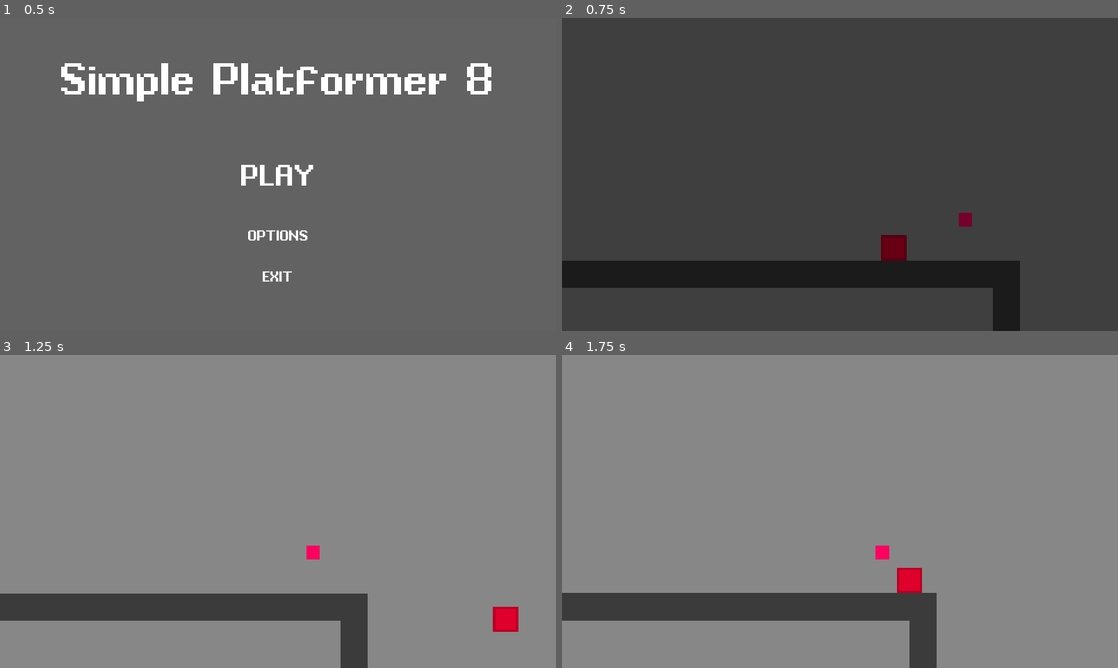
Above: before the commit, frames 1-4 (two rows, left to right).
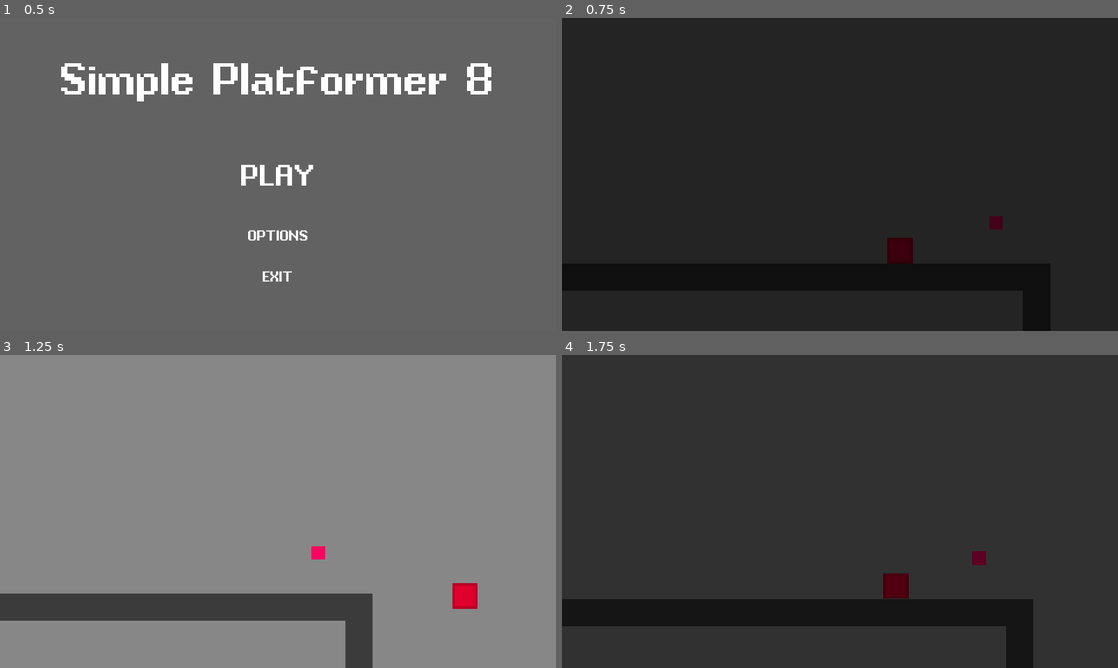
Above: after the commit, the same moments.

Repository: DeanBolte/sp8
Game: Godot game, scene res://scenes/MainMenu.tscn
The game is run twice, just before and just after one commit, with the same random seed, the same clock (stepped at 60 frames per second) and the same inputs.
Inputs:
- Up to frame 1 (0.5 s): no input
- Up to frame 2 (0.75 s): tap Enter (ui_accept) at 0.5 s; hold Right (ui_right) from 0.53 s (still down); tap E (rewind, bound only after the commit) at 0.6 s
- Up to frame 3 (1.25 s): keep holding Right (ui_right); tap Enter (ui_accept) at 0.77 s
- Up to frame 4 (1.75 s): keep holding Right (ui_right); tap Shift (crouch) at 1.35 s; tap Enter (ui_accept) at 1.52 s; tap E (rewind, bound only after the commit) at 1.55 s

Frame 1 is identical in both runs. In frame 2, 92% of the frame differs, in the area x 0-100%, y 0-100%; in frame 3, 1.2%; in frame 4, 98%.

Commit message:
implemented basic rewind mechanic

Diff:
--- a/player/Player.gd
+++ b/player/Player.gd
@@ -86,11 +86,18 @@
 		$CollisionCrouched.disabled = true
 		hMoveModifier = 1
 
+func _unhandled_input(event):
+	if Input.is_action_just_pressed("rewind"):
+		rewind_time()
+
 func respawn():
 	position = respawnLocation
 
 func set_spawn(spawn_position):
 	respawnLocation = spawn_position
+
+func rewind_time():
+	Manager.transition_zone("res://scenes/Zone0.tscn", Vector2(800, 1040))
 
 func _on_RespawnDetector_area_entered(area):
 	set_spawn(area.get_parent().position)
--- a/project.godot
+++ b/project.godot
@@ -80,6 +80,11 @@
 "events": [ Object(InputEventKey,"resource_local_to_scene":false,"resource_name":"","device":0,"alt":false,"shift":false,"control":false,"meta":false,"command":false,"pressed":false,"scancode":16777237,"unicode":0,"echo":false,"script":null)
  ]
 }
+rewind={
+"deadzone": 0.5,
+"events": [ Object(InputEventKey,"resource_local_to_scene":false,"resource_name":"","device":0,"alt":false,"shift":false,"control":false,"meta":false,"command":false,"pressed":false,"scancode":69,"unicode":0,"echo":false,"script":null)
+ ]
+}
 
 [layer_names]
 
